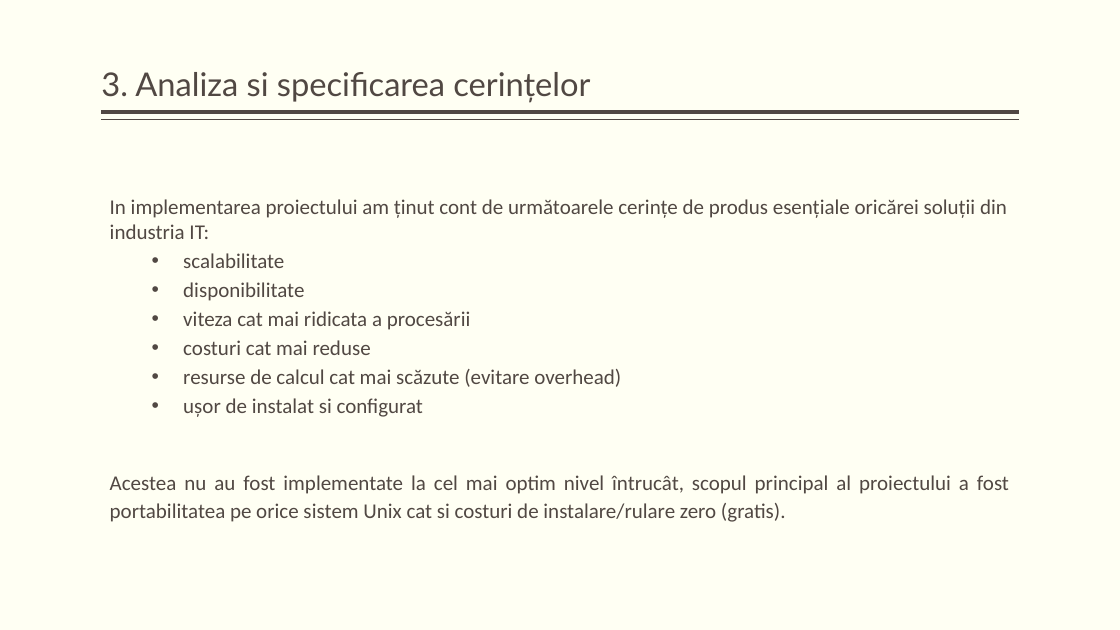
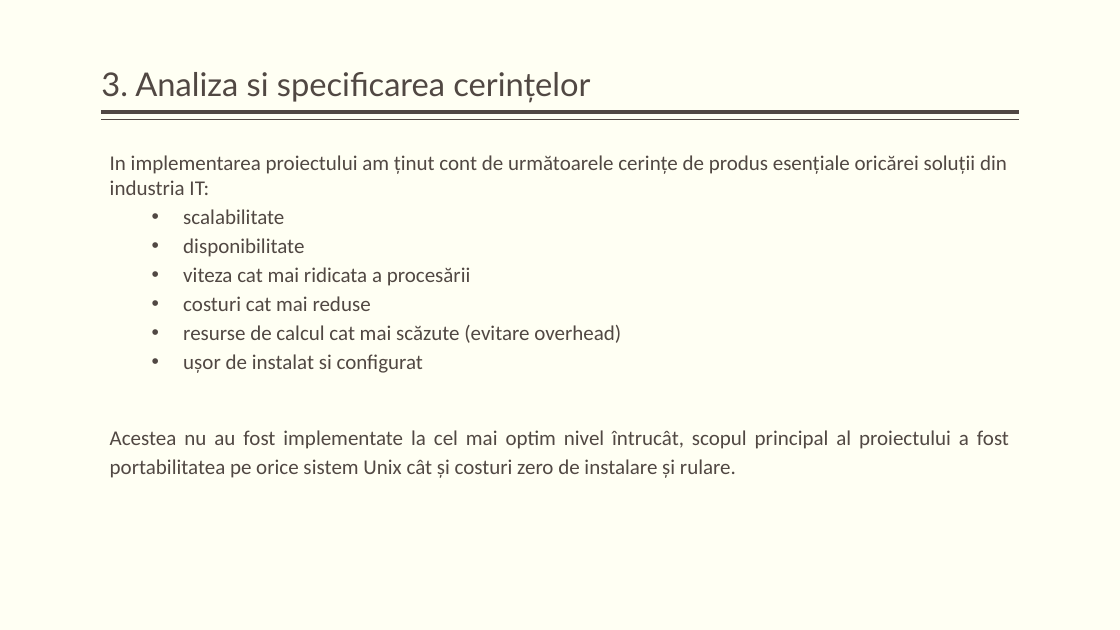
Before and after one commit to KaynRO/Proiect-Licenta, a slide deck: slide 5 of docs/Embedded Devices Malware Detection, Prevention & Centralization.pptx. Drawn at 1120x630 pixels with LibreOffice and Linux fonts; fonts in the diff are those of the drawing. Boxes give left, top, right and bottom in pixels: in the first picture for what was removed or moved away, otherwise in the second. Text is boxed around its words. In the diff, an @@ line names an element or a change of style, - is before the commit and + after.

```diff
--- a/docs/Embedded Devices Malware Detection, Prevention & Centralization.pptx
+++ b/docs/Embedded Devices Malware Detection, Prevention & Centralization.pptx
@@ text "In implementarea proiectului am ținut ...": place and size @@
-text "In implementarea proiectului am ținut ..." at (110,199,1009,522)
+text "In implementarea proiectului am ținut ..." at (110,155,1009,478)
@@ text at (110,430,1009,478): text changed @@
-Acestea nu au fost implementate la cel mai optim nivel întrucât, scopul principal al proiectului a fost portabilitatea pe orice sistem Unix cat si costuri de instalare/rulare zero (gratis).
+Acestea nu au fost implementate la cel mai optim nivel întrucât, scopul principal al proiectului a fost portabilitatea pe orice sistem Unix cât și costuri zero de instalare și rulare.
```
Also in this commit, not shown: 7 other slides changed, 4 slides added, 4 other files.
